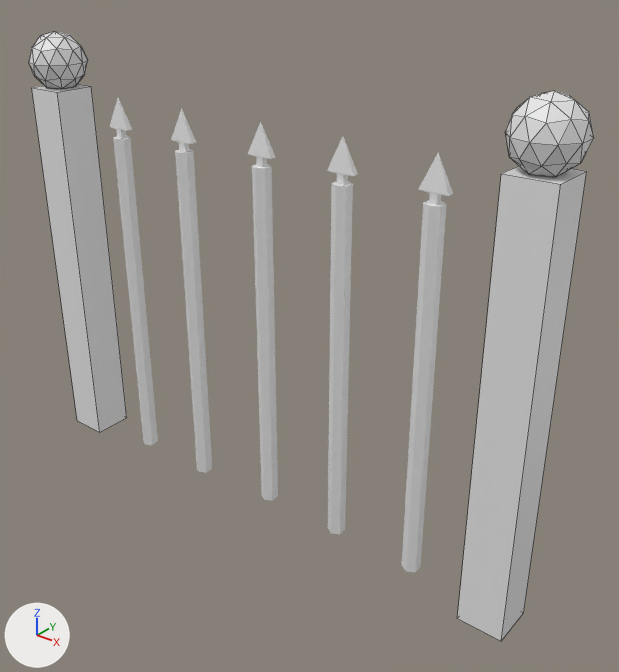
The Blender file assets/models/fence/fence.blend as it was, and as the next commit left it.
Camera for both pictures: a 50 mm lens placed at (4.32, -3.1, 3.1), pointed at (1.75, 0.11, 1.11). The lights are fixed; the arrows at lower left show +X, +Y and +Z. The first picture is the older version. Mesh edges are drawn as thin lines on the coarser meshes.

Names of what the first picture shows: 'Corner', 'Corner.001', 'Spike', 'Spike.001', 'Spike.002', 'Spike.003', 'Spike.004'.
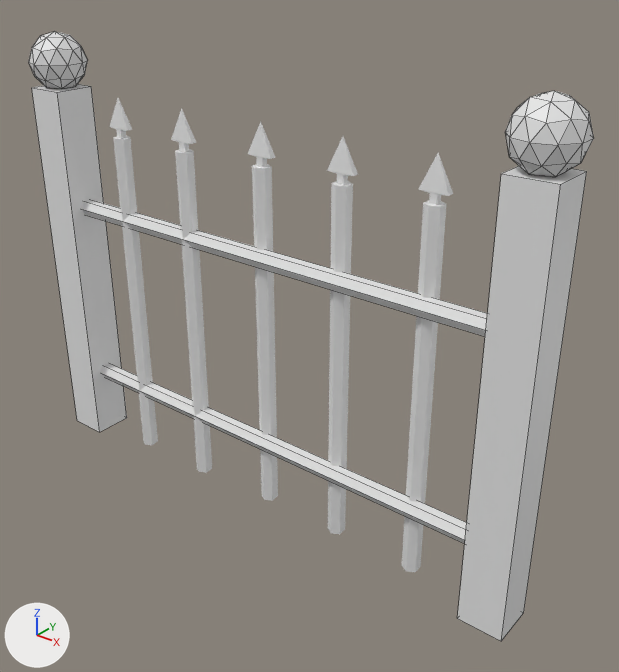
Commit message: Fence is finished lol

Pixel boxes (x1, y1, x2, y2) of what changed, in the pictures (619 x 672 px):
'Pole.001', added: after (82, 199, 488, 337)
'Pole', shown: after (101, 363, 467, 544)

The change in detail:
Object 'Pole' (ob_pole) is now shown.
Object 'Pole' (ob_pole) moves from (0.0, 0.0, 0.0) to (1.5, 0.0, 0.405).
Object 'Pole' (ob_pole) turns from (0, 0, 0) to (0, 90, 0) degrees about x, y and z.
Object 'Pole' (ob_pole) is rescaled from (1.0, 1.0, 1.0) to (1.0, 1.0, 1.51).
Object 'Pole.001' (ob_pole_001) is new; it shows a copy of the mesh of ob_pole.
Its location is (1.5, 0.0, 1.528).
Its rotation in degrees is (0, 90, 0).
Its scale is (1.0, 1.0, 1.51).
